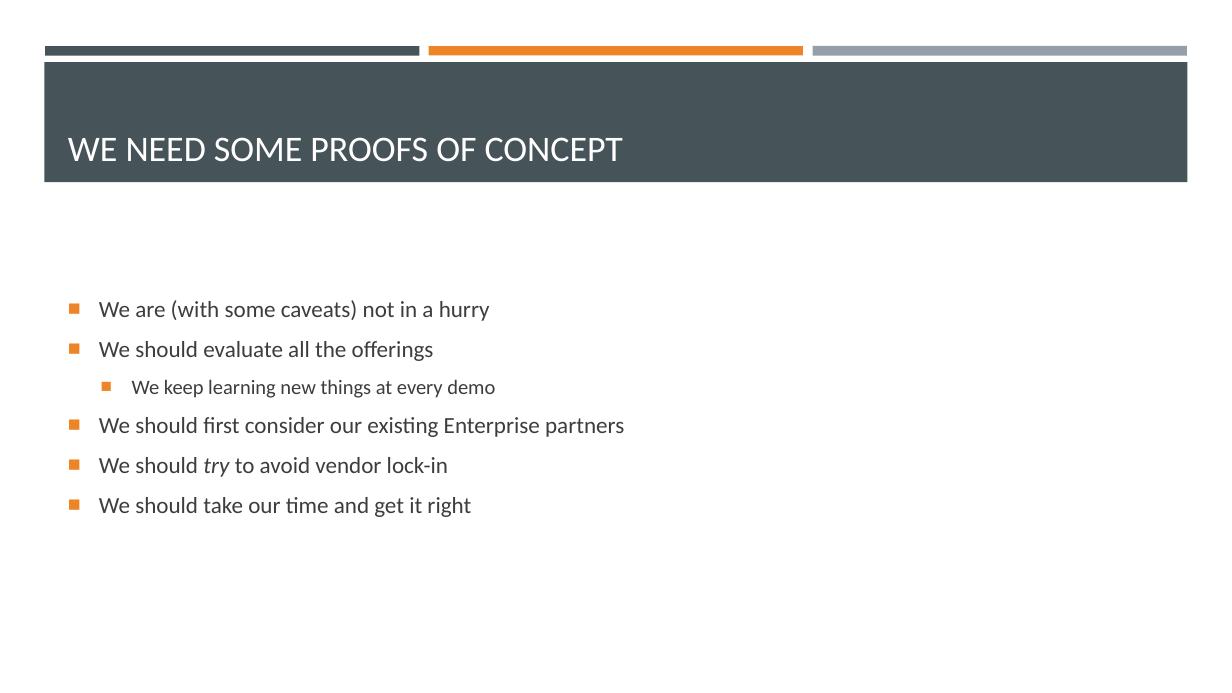
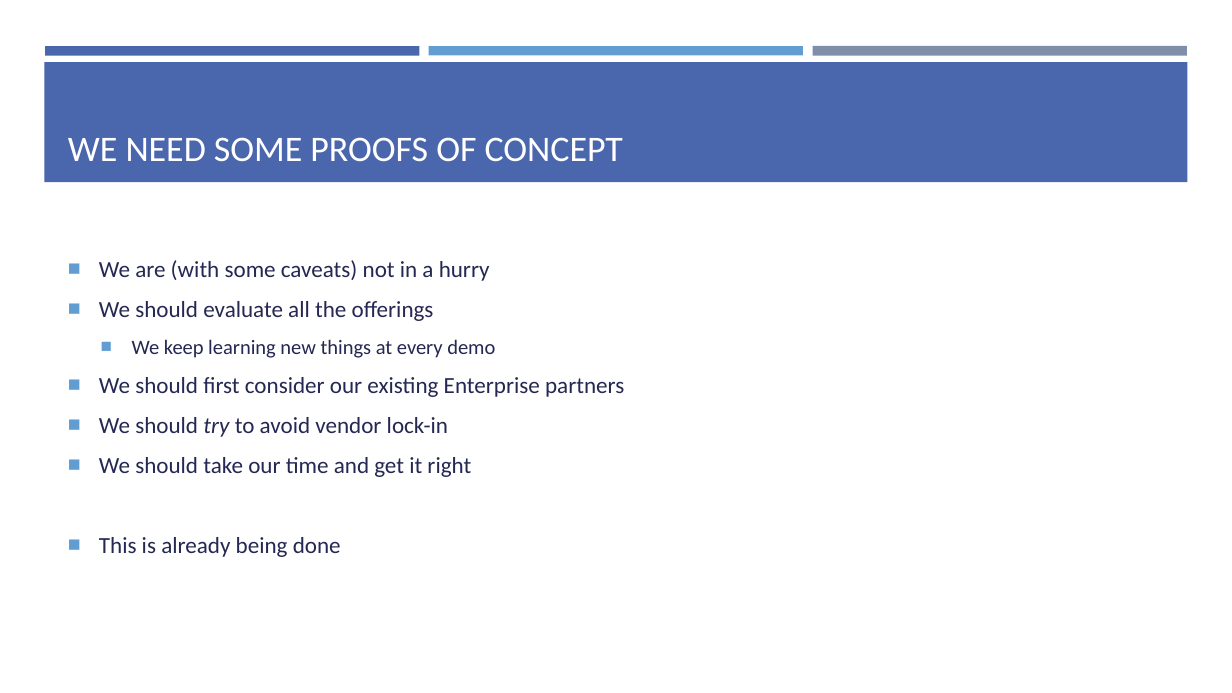
Before and after one commit to EnterpriseProductsLP/introduction-to-docker, a slide deck: slide 36 of presentation/presentation.pptx (slide 37 before the commit). Drawn at 1232x693 pixels with LibreOffice and Linux fonts; fonts in the diff are those of the drawing. Boxes give left, top, right and bottom in pixels: in the first picture for what was removed or moved away, otherwise in the second. Text is boxed around its words. In the diff, an @@ line names an element or a change of style, - is before the commit and + after.

```diff
--- a/presentation/presentation.pptx
+++ b/presentation/presentation.pptx
@@ rectangle at box(45, 46, 420, 55): fill #465359 to #4A66AC @@
@@ rectangle at box(429, 46, 803, 55): fill #ED8428 to #629DD1 @@
@@ rectangle at box(812, 46, 1187, 56): fill #969FA7 to #7F8FA9 @@
@@ rectangle at box(44, 62, 1188, 182): fill #465359 to #4A66AC @@
@@ text at box(99, 260, 624, 477): text colour #3D3D3D to #242852; bullet colour #ED8428 to #629DD1 @@
@@ text at box(99, 537, 341, 557): paragraph added @@
+■ This is already being done
```
Also in this commit, not shown: 39 other slides changed, 1 slide added, 1 other file.
